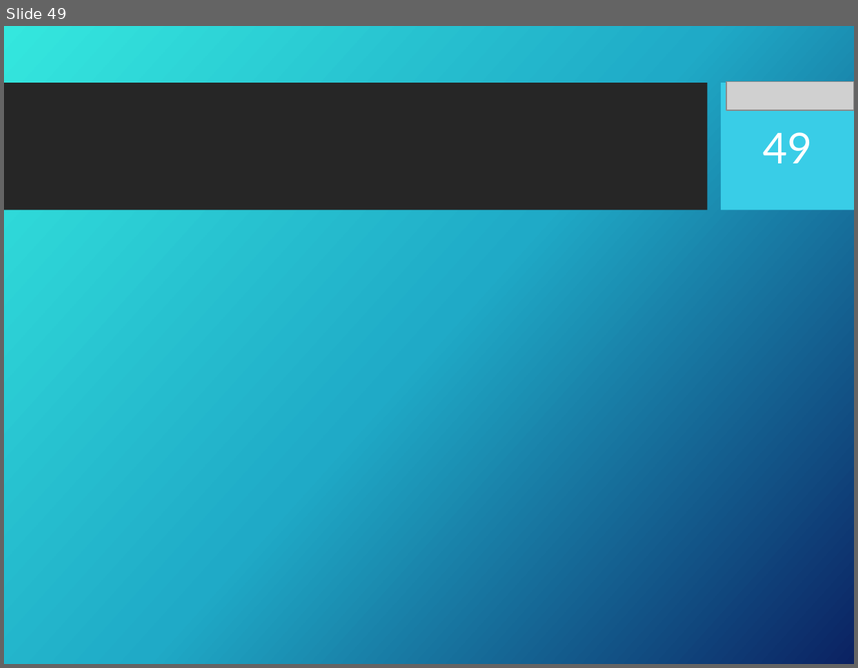
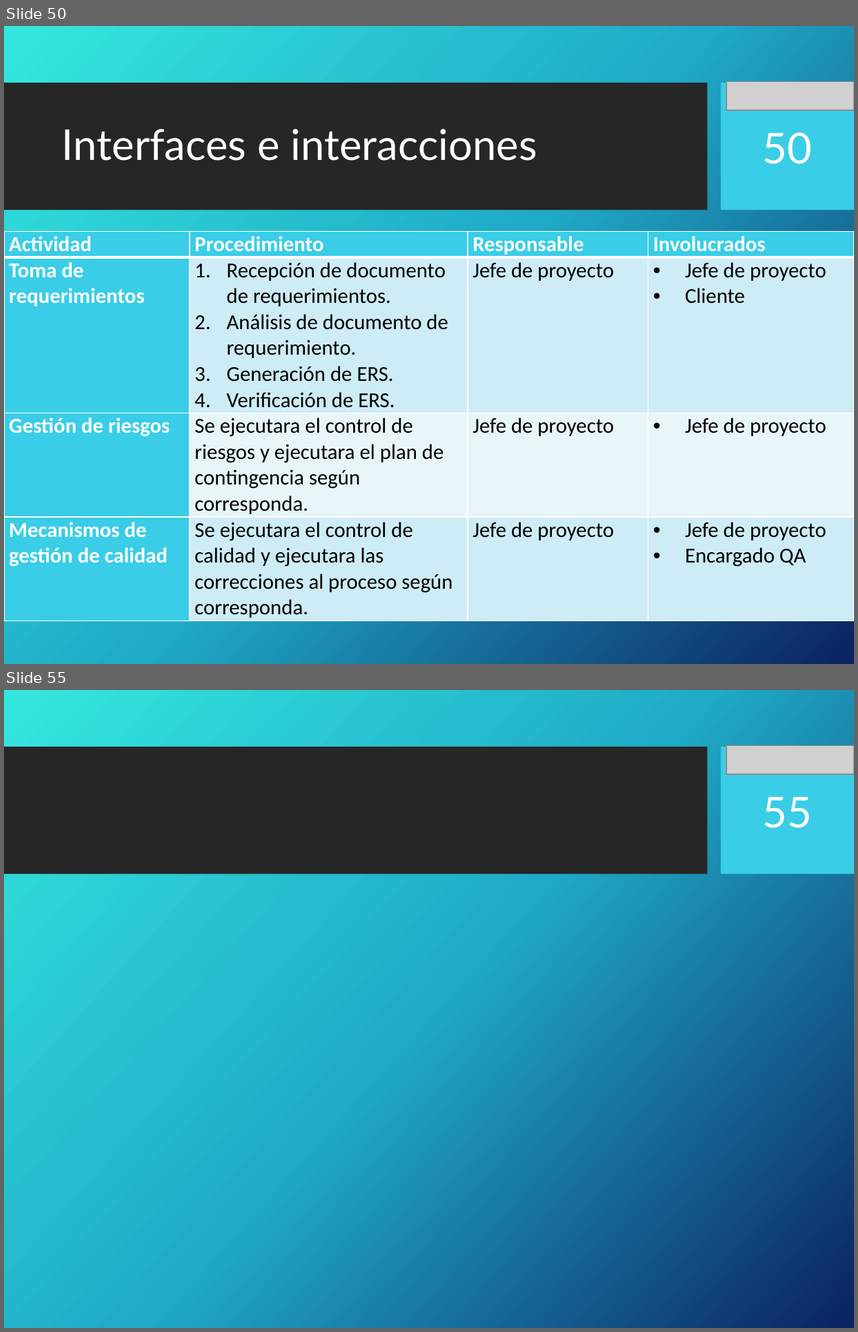
Before and after one commit to portafolio2016/hipocrates, a slide deck: docs/plan-de-proyecto/ppt-iteracion1.pptx. Shown one above the other, each under a label of ours: slide 49 before the commit, slides 50 and 55 after it; the slides between them are not shown. The pictures are 858x668 and 858x1332 pixels, drawn with LibreOffice and Linux fonts; fonts in the diff are those of the drawing; grey boxes stand for pictures; background and template pictures are left out. Boxes give left, top, right and bottom in pixels: in the first picture for what was removed or moved away, otherwise in the second. Text is boxed around its words. In the diff, an @@ line names an element or a change of style, - is before the commit and + after.

Commit message:
Agregado Estructura organizacional / Interfaces e interacciones / Responsables

```diff
--- a/docs/plan-de-proyecto/ppt-iteracion1.pptx
+++ b/docs/plan-de-proyecto/ppt-iteracion1.pptx
@@ slide 50 added at [4,26,854,664], background picture (left out); not listed: 2 template elements that a slide beside it also shows @@
@@ picture added at [726,82,854,111] @@
@@ title added at [62,129,537,161], 36 pt, text #FFFFFF @@
+Interfaces e interacciones
@@ page number added at [763,132,812,164], 36 pt, text #FFFFFF @@
+50
@@ table added at [4,231,854,620], 4 rows, 4 columns @@
+Actividad | Procedimiento | Responsable | Involucrados
+Toma de requerimientos | Recepción de documento de requerimientos. / Análisis de documento de requerimiento. / Generación de ERS. / Verificación de ERS. | Jefe de proyecto | Jefe de proyecto / Cliente
+Gestión de riesgos | Se ejecutara el control de riesgos y ejecutara el plan de contingencia según corresponda. | Jefe de proyecto | Jefe de proyecto
+Mecanismos de gestión de calidad | Se ejecutara el control de calidad y ejecutara las correcciones al proceso según corresponda. | Jefe de proyecto | Jefe de proyecto / Encargado QA
@@ what was slide 49 is now slide 55 @@
@@ page number at [763,797,812,828]: text changed @@
-49
+55
```
Also in this commit, not shown: 7 other slides added.
